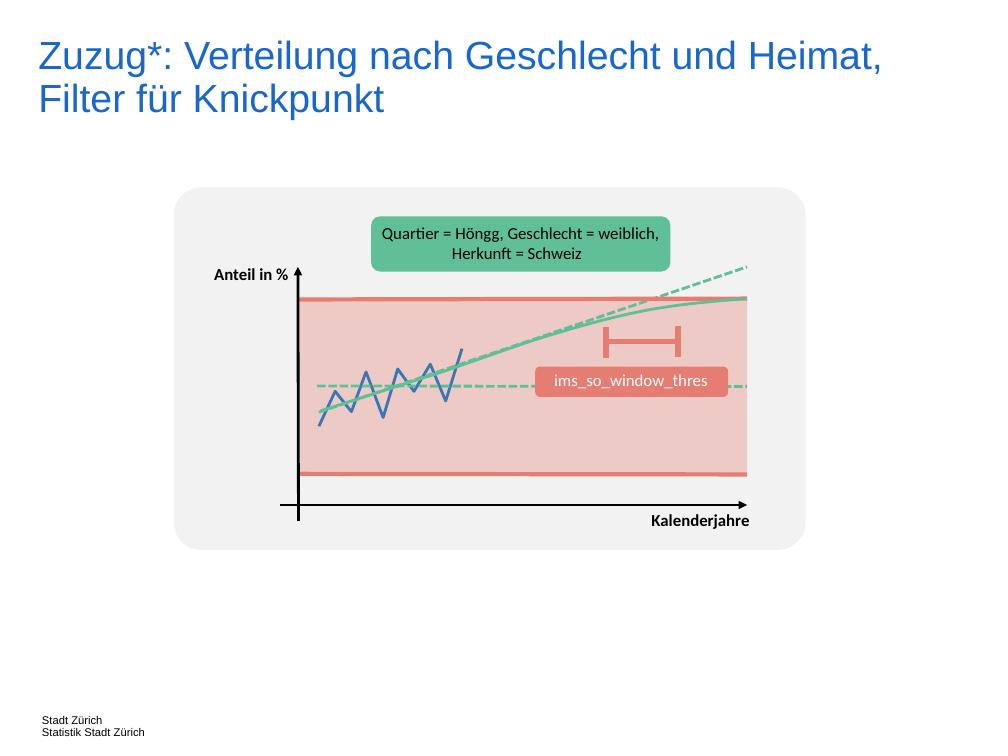
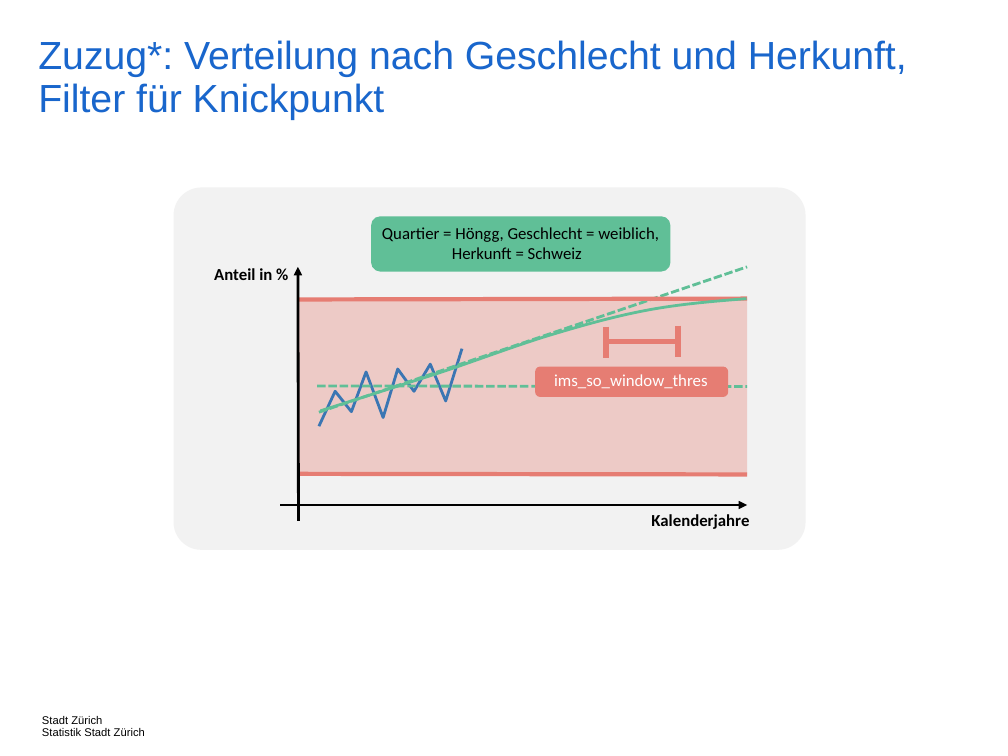
Before and after one commit to StatistikStadtZuerich/BevSzen, a slide deck: slide 28 of 2020phase2/5_Documentation/Concepts.pptx. Drawn at 1008x756 pixels with LibreOffice and Linux fonts; fonts in the diff are those of the drawing. Boxes give left, top, right and bottom in pixels: in the first picture for what was removed or moved away, otherwise in the second. Text is boxed around its words. In the diff, an @@ line names an element or a change of style, - is before the commit and + after.

```diff
--- a/2020phase2/5_Documentation/Concepts.pptx
+++ b/2020phase2/5_Documentation/Concepts.pptx
@@ title at box(38, 40, 907, 120): text changed @@
-Zuzug*: Verteilung nach Geschlecht und Heimat, Filter für Knickpunkt
+Zuzug*: Verteilung nach Geschlecht und Herkunft, Filter für Knickpunkt
```
Also in this commit, not shown: 12 other slides changed, 4 other files.
